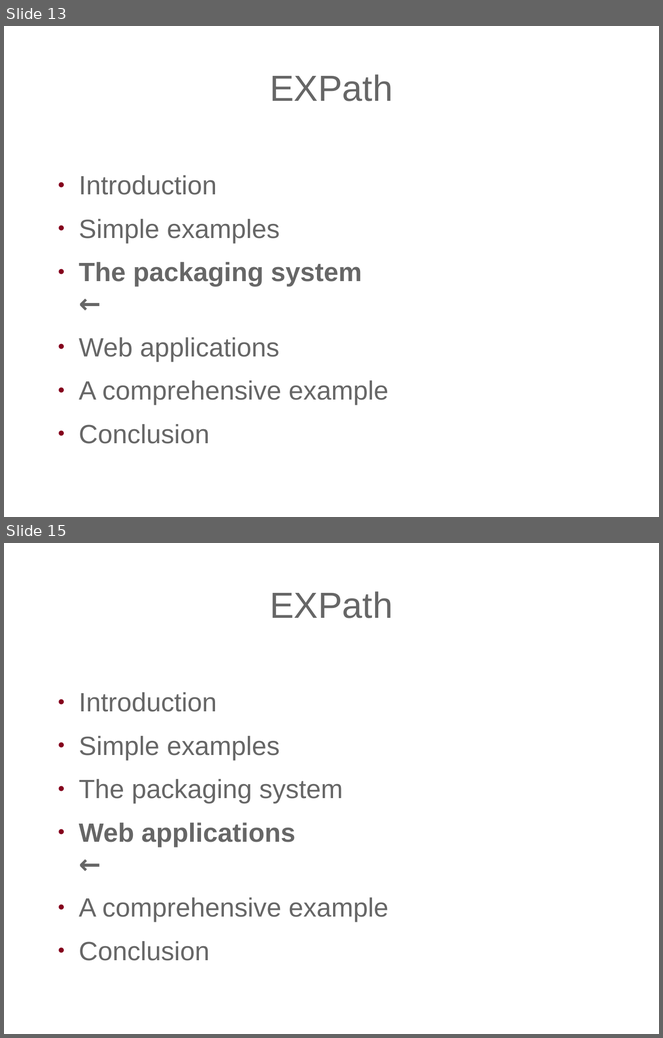
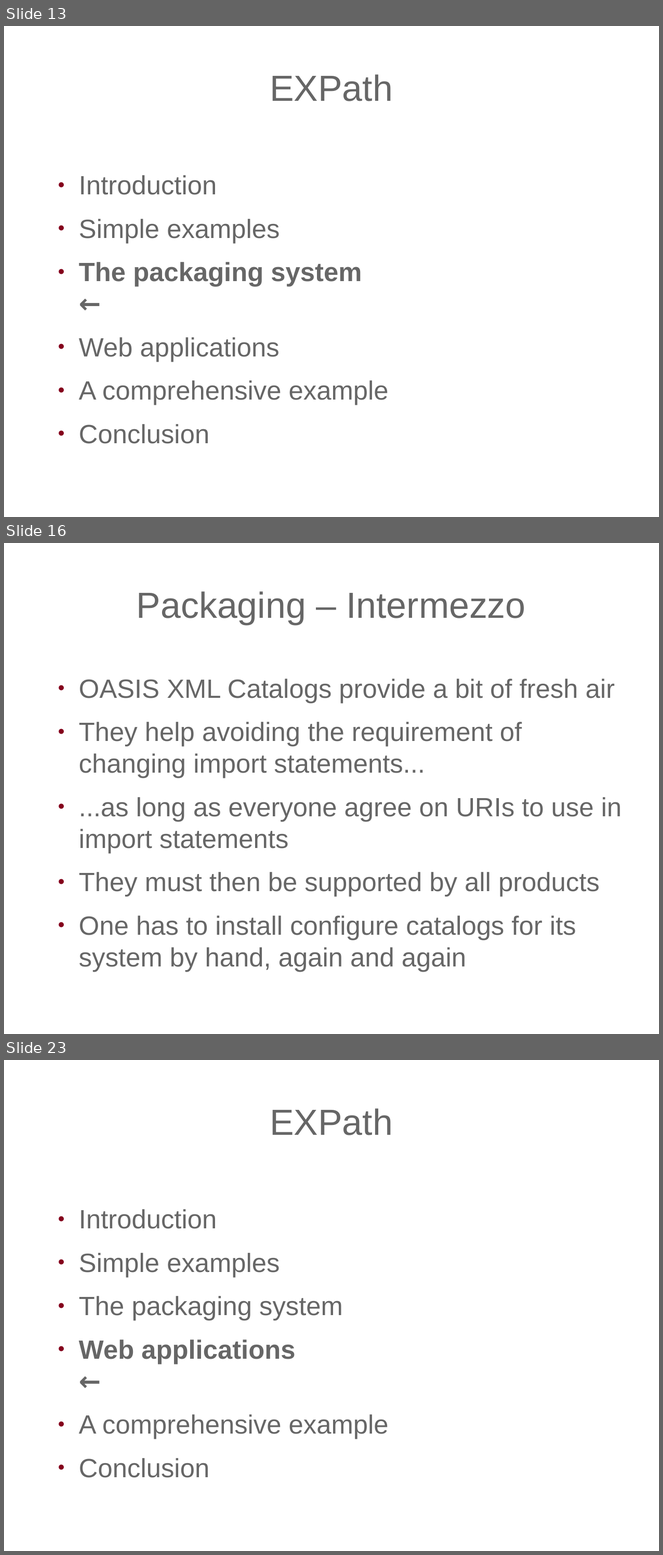
Before and after one commit to expath/expath-www, a slide deck: misc/2010-prague/presentation/fgeorges-expath.odp. Shown one above the other, each under a label of ours: slides 13 and 15 before the commit, slides 13, 16 and 23 after it; the slides between them are not shown. The pictures are 663x1038 and 663x1555 pixels, drawn with LibreOffice and Linux fonts; fonts in the diff are those of the drawing; background and template pictures are left out. Boxes give left, top, right and bottom in pixels: in the first picture for what was removed or moved away, otherwise in the second. Text is boxed around its words. In the diff, an @@ line names an element or a change of style, - is before the commit and + after.

```diff
--- a/misc/2010-prague/presentation/fgeorges-expath.odp
+++ b/misc/2010-prague/presentation/fgeorges-expath.odp
@@ slide 16 added at (4, 543, 659, 1034), background picture (left out) @@
@@ title added at (137, 591, 526, 625), 44 pt, text #666666 @@
+Packaging – Intermezzo
@@ text added at (79, 679, 622, 972), 32 pt, text #666666 @@
+● OASIS XML Catalogs provide a bit of fresh air
+● They help avoiding the requirement of changing import statements...
+● ...as long as everyone agree on URIs to use in import statements
+● They must then be supported by all products
+● One has to install configure catalogs for its system by hand, again and again
@@ what was slide 15 is now slide 23 @@
```
Also in this commit, not shown: 2 slides changed, 14 other slides added, 39 slides removed.
